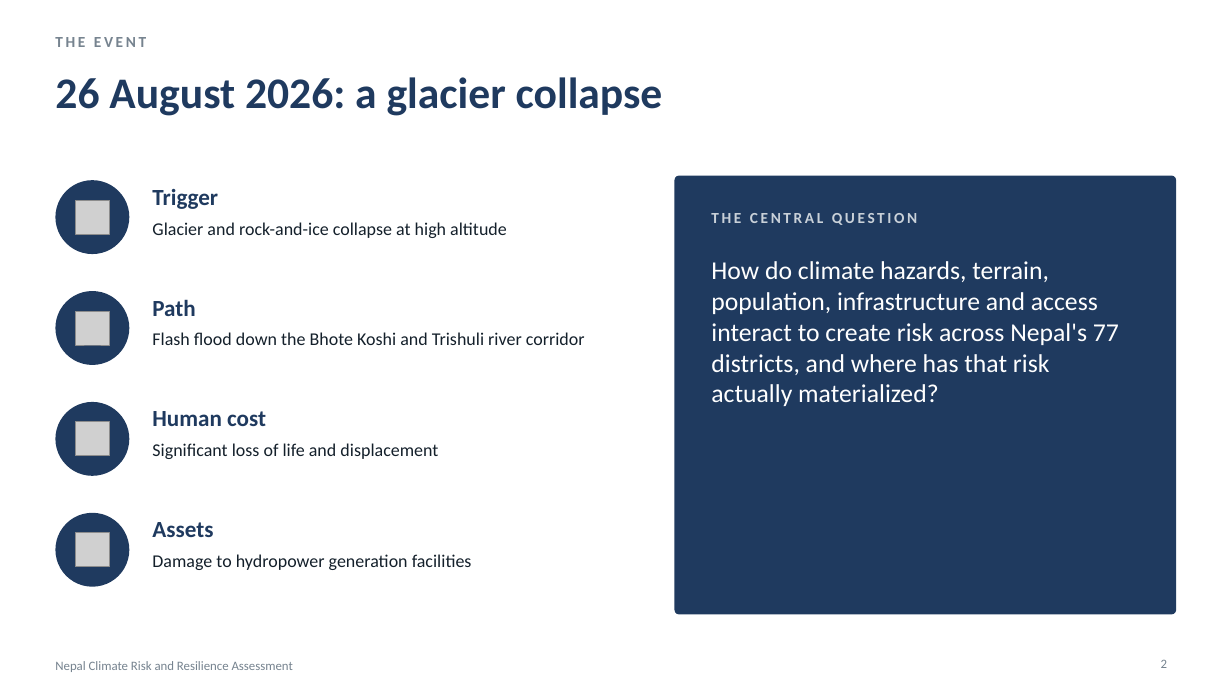
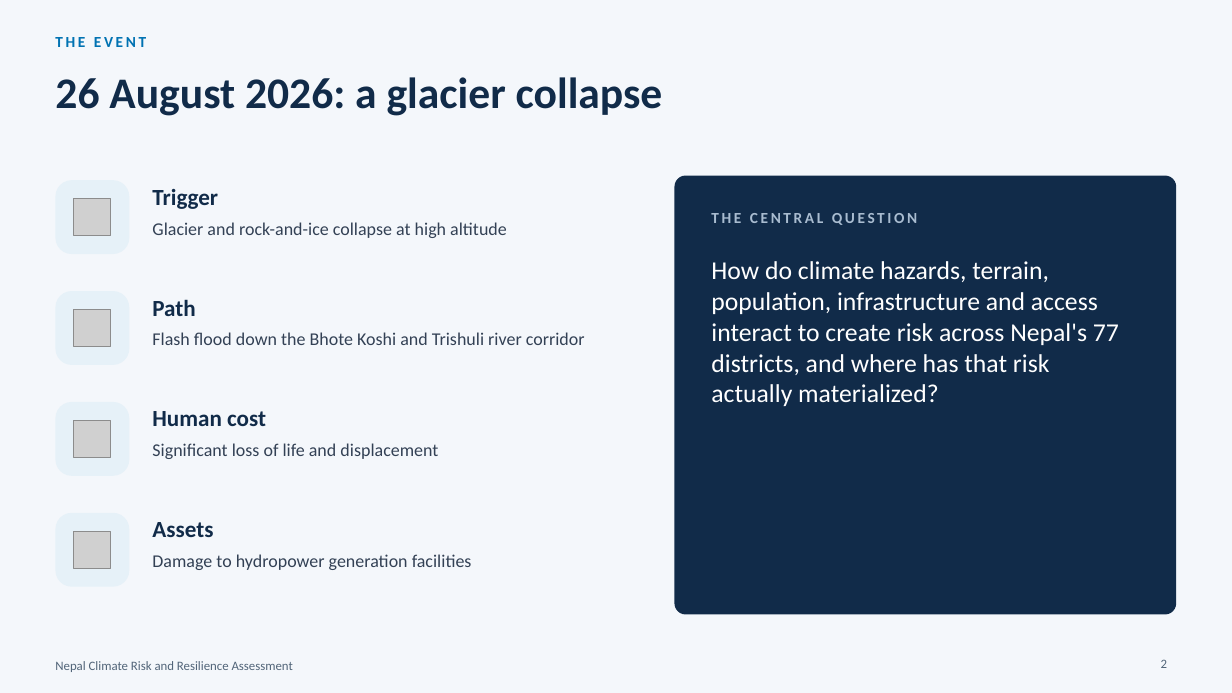
Before and after one commit to CodeWithDonKay/nepal-climate-risk, a slide deck: slide 2 of Nepal_Climate_Risk_Deck.pptx. Drawn at 1232x693 pixels with LibreOffice and Linux fonts; fonts in the diff are those of the drawing; grey boxes stand for pictures. Boxes give left, top, right and bottom in pixels: in the first picture for what was removed or moved away, otherwise in the second. Text is boxed around its words. In the diff, an @@ line names an element or a change of style, - is before the commit and + after.

Commit message:
Restyle slide deck to the Intelligence Platform design

```diff
--- a/Nepal_Climate_Risk_Deck.pptx
+++ b/Nepal_Climate_Risk_Deck.pptx
@@ background #FFFFFF to #F4F7FB @@
@@ text "THE EVENT" at bbox=[55, 37, 146, 47]: text colour #76838F to #0072B2 @@
@@ rounded rectangle at bbox=[675, 176, 1177, 615]: fill #1F3A5F to #112B49; proportions changed @@
@@ text "THE CENTRAL QUESTION" at bbox=[711, 213, 917, 225]: text colour #C9D1D9 to #A9BCD0 @@
@@ ellipse to rounded rectangle; fill #1F3A5F to #E6F1F8 in 4 elements at bbox=[55, 180, 129, 254], bbox=[55, 291, 129, 365], bbox=[55, 402, 129, 476], bbox=[55, 513, 129, 587] @@
@@ text colour #1F3A5F to #112B49 in 5 elements at bbox=[55, 77, 663, 116], bbox=[152, 189, 218, 209], bbox=[152, 299, 195, 316], bbox=[152, 411, 266, 426], bbox=[152, 522, 213, 537] @@
@@ text colour #14202B to #334155 in 4 elements at bbox=[152, 222, 507, 238], bbox=[152, 332, 585, 345], bbox=[152, 443, 438, 459], bbox=[152, 554, 472, 570] @@
@@ text "Nepal Climate Risk and Resilience ..." at bbox=[55, 661, 293, 672]: text colour #76838F to #526579 @@
@@ page number at bbox=[1161, 659, 1167, 668]: text colour #76838F to #526579 @@
```
Also in this commit, not shown: 17 other slides changed, 1 other file.
